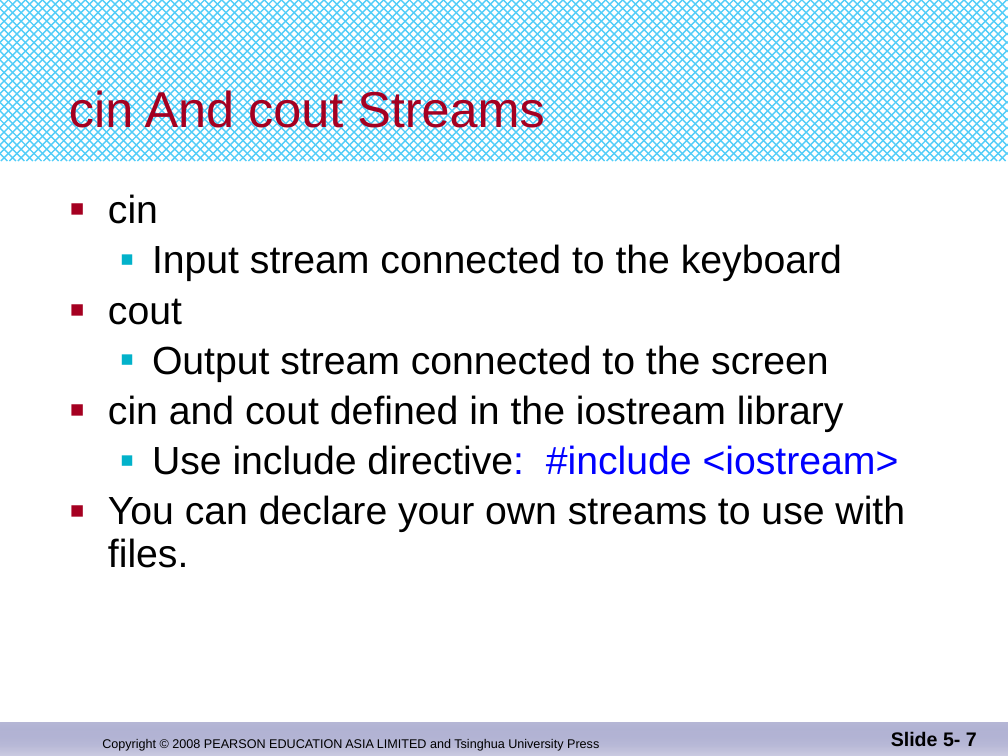
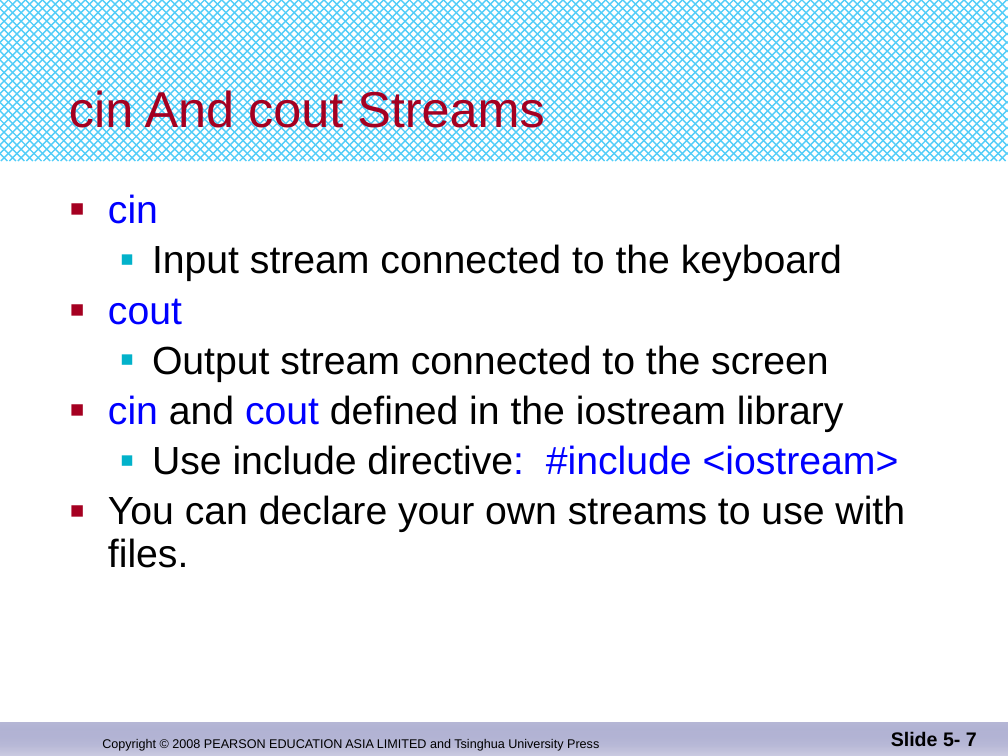
Before and after one commit to djuanbei/CPLUSPLUS, a slide deck: slide 7 of ppt/Chapter 6.pptx. Drawn at 1008x756 pixels with LibreOffice and Linux fonts; fonts in the diff are those of the drawing. Boxes give left, top, right and bottom in pixels: in the first picture for what was removed or moved away, otherwise in the second. Text is boxed around its words. In the diff, an @@ line names an element or a change of style, - is before the commit and + after.

```diff
--- a/ppt/Chapter 6.pptx
+++ b/ppt/Chapter 6.pptx
@@ text at (x1=108, y1=194, x2=844, y2=432): text colour #000000 to #0000FF in "cin", "cout", "cin cout" @@
```
Also in this commit, not shown: 3 other slides changed, 1 slide added, 2 slides removed.
